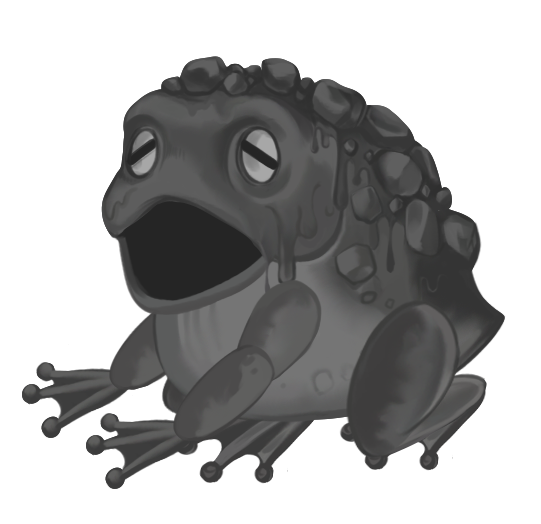
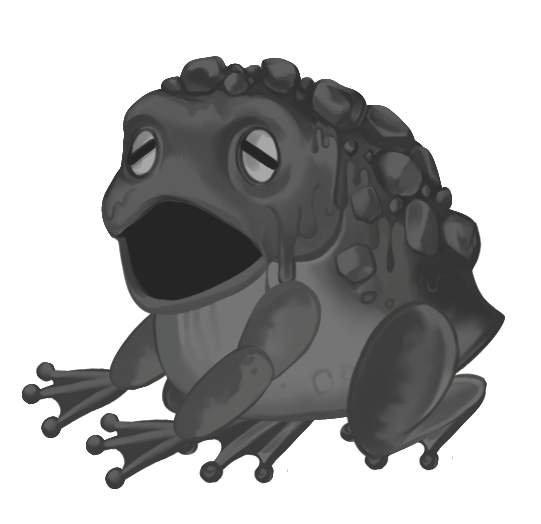
Two versions of the same layered image (541x524). Layer-by-layer changes:
added layer "앞 아랫팔" (2nd of 2) above "앞 윗팔" over [173, 411, 221, 442]
added layer "앞 손" (2nd of 2) above "앞 허벅지" over [86, 395, 196, 489]
added layer "앞 허벅지" (2nd of 2) above "앞 다리" over [346, 368, 462, 458]
added layer "앞 다리" (2nd of 2) above "앞발" over [361, 373, 487, 456]
added layer "앞발" (2nd of 2) above "벌린 입" over [339, 379, 487, 471]
added layer "벌린 입" (2nd of 2) above "몸통" over [116, 238, 153, 315]
added layer "몸통" (2nd of 2) above "뒷 아랫팔" over [101, 56, 506, 438]
added layer "뒷 아랫팔" (2nd of 2) above "뒷 윗팔" over [109, 292, 168, 391]
added layer "뒷 손" (2nd of 2) above "뒷 허벅지" over [22, 344, 132, 438]
added layer "뒷 허벅지" (2nd of 2) above "뒷 다리" over [161, 333, 322, 421]
added layer "뒷 다리" (2nd of 2) above "뒷 발" over [173, 411, 177, 420]
added layer "뒷 발" over [174, 411, 322, 484]
